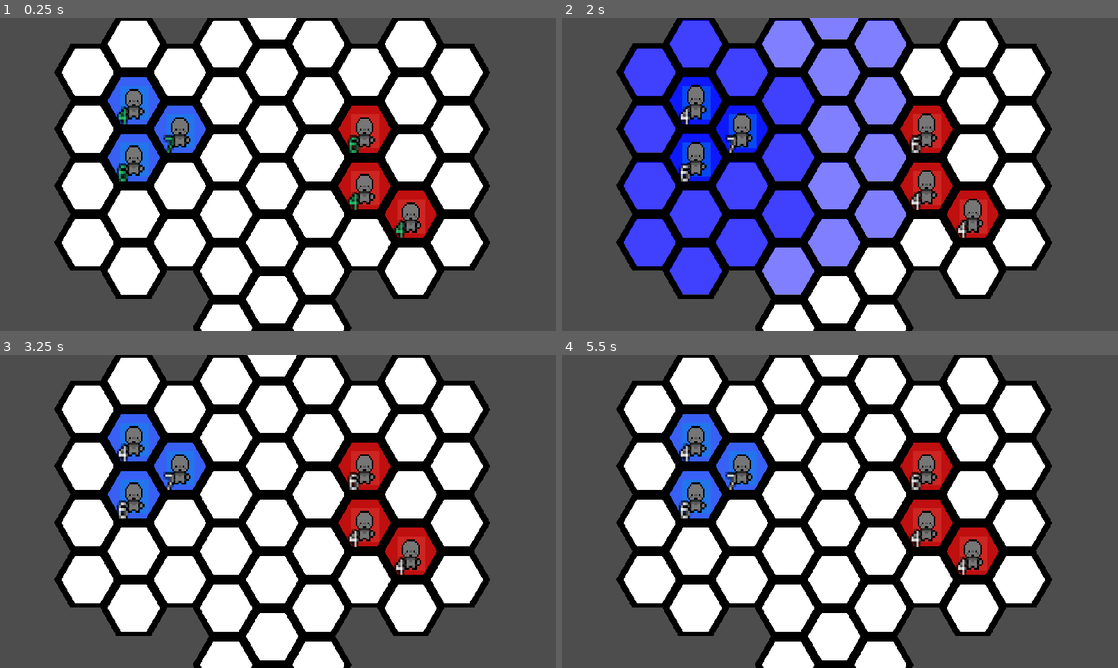
Above: before the commit, frames 1-4 (two rows, left to right).
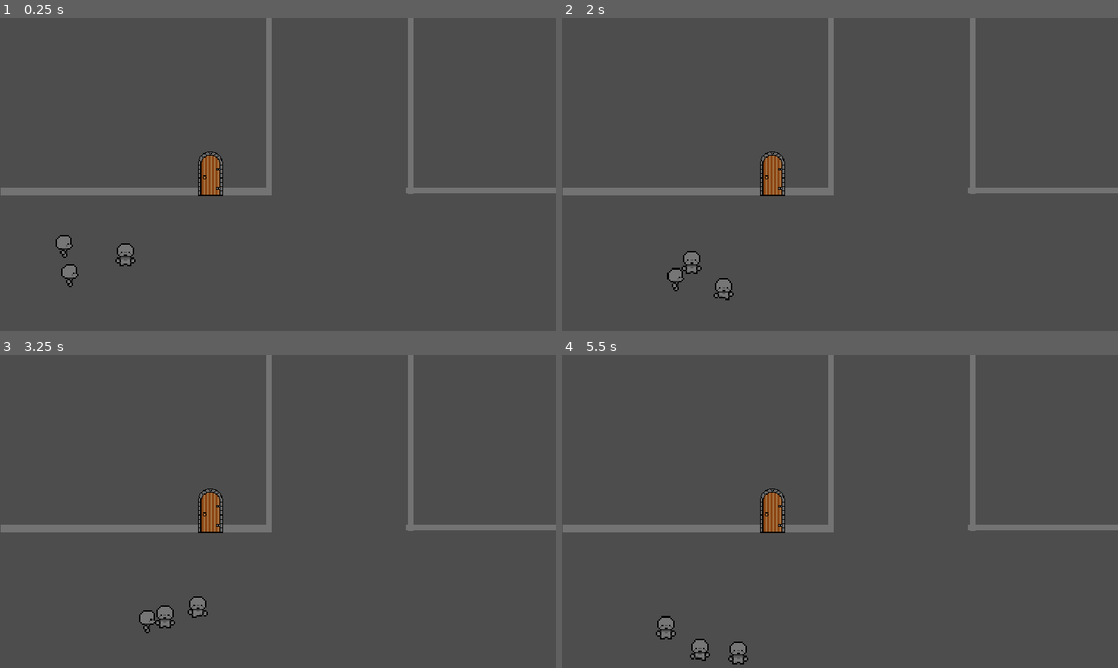
Above: after the commit, the same moments.

Repository: DubiousDuck/Manny-Takes-on-Upper-Management
Game: Godot game, scene res://overworld/sample_overworld.tscn
The game is run twice, just before and just after one commit, with the same random seed, the same clock (stepped at 60 frames per second) and the same inputs. Before the commit the project starts from res://stages/demo_field.tscn.
Inputs (mouse positions are in pixels of both pictures, inside the frame that each line leads up to):
- Up to frame 1 (0.25 s): no input
- Up to frame 2 (2 s): tap Enter (ui_accept) at 0.5, 0.77, 1.52 s; move the mouse to (739, 133) at 0.52 s; hold Right (ui_right) 0.53-1.28 s; click (739, 133) at 0.6 s; move the mouse to (695, 161) at 1.27 s; hold Down (ui_down) from 1.28 s (still down); click (695, 161) at 1.35 s
- Up to frame 3 (3.25 s): move the mouse to (133, 442) at 2.02 s; release Down (ui_down) at 2.03 s; hold Right (ui_right) 2.03-2.78 s; click (133, 442) at 2.1 s; move the mouse to (366, 470) at 2.77 s; hold Up (ui_up) from 2.78 s (still down); click (366, 470) at 2.85 s; tap Enter (ui_accept) at 3.02 s
- Up to frame 4 (5.5 s): move the mouse to (928, 527) at 3.52 s; release Up (ui_up) at 3.53 s; hold Left (ui_left) 3.53-5.03 s; click (928, 527) at 3.6 s; tap Enter (ui_accept) at 3.77, 4.52 s; move the mouse to (973, 555) at 4.27 s; click (973, 555) at 4.35 s; move the mouse to (867, 511) at 5.02 s; hold Down (ui_down) from 5.03 s (still down); click (867, 511) at 5.1 s

The runs differ from the first frame. In frame 1, 65% of the frame differs, in the area x 0-100%, y 0-100%; in frame 2, 65%; in frame 3, 65%; in frame 4, 66%.

Commit message:
basic entourage added in overworld

Diff:
--- /dev/null
+++ b/overworld/Follower.tscn
@@ -0,0 +1,26 @@
+[gd_scene load_steps=5 format=3 uid="uid://cabi3s34sqtgq"]
+
+[ext_resource type="Script" path="res://overworld/follower.gd" id="1_n8ld1"]
+[ext_resource type="Texture2D" uid="uid://3colr5os47jl" path="res://assets/unit_sprites/side_idle.png" id="2_ookn7"]
+[ext_resource type="AnimationLibrary" uid="uid://bpqlfovrbqirm" path="res://unit/unit_anim.res" id="3_o1y3r"]
+
+[sub_resource type="CapsuleShape2D" id="CapsuleShape2D_7mksb"]
+radius = 18.0
+height = 56.0
+
+[node name="Follower" type="CharacterBody2D"]
+script = ExtResource("1_n8ld1")
+
+[node name="CollisionShape2D" type="CollisionShape2D" parent="."]
+position = Vector2(0, 2)
+shape = SubResource("CapsuleShape2D_7mksb")
+
+[node name="Sprite2D" type="Sprite2D" parent="."]
+scale = Vector2(3, 3)
+texture = ExtResource("2_ookn7")
+hframes = 4
+
+[node name="AnimationPlayer" type="AnimationPlayer" parent="."]
+libraries = {
+"unit_anim": ExtResource("3_o1y3r")
+}
--- /dev/null
+++ b/overworld/follower.gd
@@ -0,0 +1,69 @@
+extends CharacterBody2D
+
+class_name Follower
+
+const FOLLOW_D = 90
+const DISPERSE_D = 60
+
+const SPEED = 95
+const SCALE := 3
+const TURN_COOLDOWN = 0.20  # seconds between allowed between steps
+
+var dir = Vector2.RIGHT
+var turn_timer = 0.0
+var turning = false
+
+func _physics_process(delta):
+	# Decrease the cooldown timer.
+	turn_timer -= delta
+
+	var player = get_parent().get_node("Player")
+	var diff = player.position - position
+	var direction = diff.normalized()
+
+	if (turn_timer <= 0):
+		if (diff.length() > FOLLOW_D or diff.length()<DISPERSE_D):
+			velocity.x = direction.x * SPEED
+			velocity.y = direction.y * SPEED
+
+			if diff.length()<DISPERSE_D:
+				velocity = -velocity
+
+			var last_dir = dir
+			if velocity.x > 0:
+				dir = Vector2.RIGHT
+			elif velocity.x < 0:
+				dir = Vector2.LEFT
+
+			# Only update direction if it has changed and the cooldown timer has expired.
+			if (dir != last_dir) and (not turning):
+				if dir.dot(Vector2.RIGHT) > 0.0:
+					$Sprite2D.scale = Vector2(SCALE, SCALE)
+				else:
+					$Sprite2D.scale = Vector2(-SCALE, SCALE)
+
+				# Trigger the turning tween.
+				turning = true
+				var a = create_tween()
+				a.tween_property($Sprite2D, "position", $Sprite2D.position + Vector2(0, 0.1), 0.1)
+				await a.finished
+				a = create_tween()
+				a.tween_property($Sprite2D, "position", $Sprite2D.position - Vector2(0, 0.1), 0.1)
+				await a.finished
+				turning = false
+				# Reset the turn cooldown.
+		else:
+			velocity.x = move_toward(velocity.x, 0, SPEED)
+			velocity.y = move_toward(velocity.y, 0, SPEED)
+		turn_timer = TURN_COOLDOWN
+
+	move_and_slide()
+	anim_handler()
+
+func anim_handler():
+	if abs(velocity.y) > SPEED * sqrt(2) / 2 + 1e-2:
+		$AnimationPlayer.play("unit_anim/front_walk")
+	elif velocity != Vector2.ZERO:
+		$AnimationPlayer.play("unit_anim/side_walk")
+	else:
+		$AnimationPlayer.play("unit_anim/front_idle")
--- a/overworld/sample_overworld.tscn
+++ b/overworld/sample_overworld.tscn
@@ -1,9 +1,10 @@
-[gd_scene load_steps=9 format=3 uid="uid://bl3rxfaj4snxv"]
+[gd_scene load_steps=10 format=3 uid="uid://bl3rxfaj4snxv"]
 
 [ext_resource type="PackedScene" uid="uid://vjjenmk6qvnq" path="res://overworld/Player.tscn" id="1_i2n66"]
 [ext_resource type="Script" path="res://overworld/overworld.gd" id="1_o2m1g"]
 [ext_resource type="Script" path="res://overworld/door.gd" id="2_igj1o"]
 [ext_resource type="Texture2D" uid="uid://coy382quxt11e" path="res://assets/door.png" id="2_yeq1s"]
+[ext_resource type="PackedScene" uid="uid://cabi3s34sqtgq" path="res://overworld/Follower.tscn" id="3_74ojj"]
 
 [sub_resource type="RectangleShape2D" id="RectangleShape2D_ytewl"]
 size = Vector2(561.75, 15)
@@ -80,6 +81,12 @@
 offset_bottom = 17.5
 color = Color(0.450648, 0.450648, 0.450648, 1)
 
+[node name="Follower" parent="." instance=ExtResource("3_74ojj")]
+position = Vector2(114, 465)
+
+[node name="Follower2" parent="." instance=ExtResource("3_74ojj")]
+position = Vector2(127, 537)
+
 [node name="Player" parent="." instance=ExtResource("1_i2n66")]
 position = Vector2(264, 485)
 
--- a/project.godot
+++ b/project.godot
@@ -11,7 +11,7 @@
 [application]
 
 config/name="SRS-2025"
-run/main_scene="res://stages/demo_field.tscn"
+run/main_scene="res://overworld/sample_overworld.tscn"
 config/features=PackedStringArray("4.3", "Forward Plus")
 config/icon="res://icon.svg"
 
--- a/stages/battlefield.tscn
+++ b/stages/battlefield.tscn
@@ -7,12 +7,7 @@
 [ext_resource type="Script" path="res://unit/UnitContainer.gd" id="3_r2aph"]
 [ext_resource type="PackedScene" uid="uid://s6hbciun8a1p" path="res://unit/unit.tscn" id="4_c4dfy"]
 [ext_resource type="Script" path="res://unit/PlayerUnit.gd" id="7_l8o4u"]
-[ext_resource type="Script" path="res://skills/skill_info.gd" id="8_jrsfy"]
 [ext_resource type="Script" path="res://unit/EnemyUnit.gd" id="8_ugu2x"]
-[ext_resource type="Resource" uid="uid://blts5vx256a3e" path="res://skills/basic_punch.tres" id="9_dy06p"]
-[ext_resource type="Resource" uid="uid://b0eqr8p4qsvpi" path="res://skills/basic_shoot.tres" id="9_vlig1"]
-[ext_resource type="Resource" uid="uid://mgaahup4u5tt" path="res://skills/wait.tres" id="11_bry5o"]
-[ext_resource type="Resource" uid="uid://b1f1rc00m4al5" path="res://skills/pick_up.tres" id="11_mpall"]
 
 [node name="Battlefield" type="Node2D" node_paths=PackedStringArray("tile_map")]
 script = ExtResource("1_ncysa")
@@ -39,7 +34,6 @@
 [node name="Unit" parent="Units/PlayerGroup" instance=ExtResource("4_c4dfy")]
 position = Vector2(-29, 281)
 script = ExtResource("7_l8o4u")
-skills = Array[ExtResource("8_jrsfy")]([ExtResource("9_dy06p"), ExtResource("11_bry5o"), ExtResource("11_mpall")])
 
 [node name="Unit2" parent="Units/PlayerGroup" instance=ExtResource("4_c4dfy")]
 position = Vector2(53, 331)
@@ -48,7 +42,6 @@
 [node name="Unit3" parent="Units/PlayerGroup" instance=ExtResource("4_c4dfy")]
 position = Vector2(-23, 96)
 script = ExtResource("7_l8o4u")
-skills = Array[ExtResource("8_jrsfy")]([ExtResource("9_dy06p"), ExtResource("9_vlig1"), ExtResource("11_bry5o")])
 
 [node name="EnemyGroup" type="Node2D" parent="Units"]
 script = ExtResource("3_r2aph")
@@ -56,7 +49,6 @@
 [node name="Unit" parent="Units/EnemyGroup" instance=ExtResource("4_c4dfy")]
 position = Vector2(53, 141)
 script = ExtResource("8_ugu2x")
-skills = Array[ExtResource("8_jrsfy")]([ExtResource("9_dy06p"), ExtResource("9_vlig1"), ExtResource("11_bry5o")])
 
 [node name="Unit2" parent="Units/EnemyGroup" instance=ExtResource("4_c4dfy")]
 position = Vector2(434, 95)
Not shown: 1 places in stages/battlefield.tscn that only renumber resources
